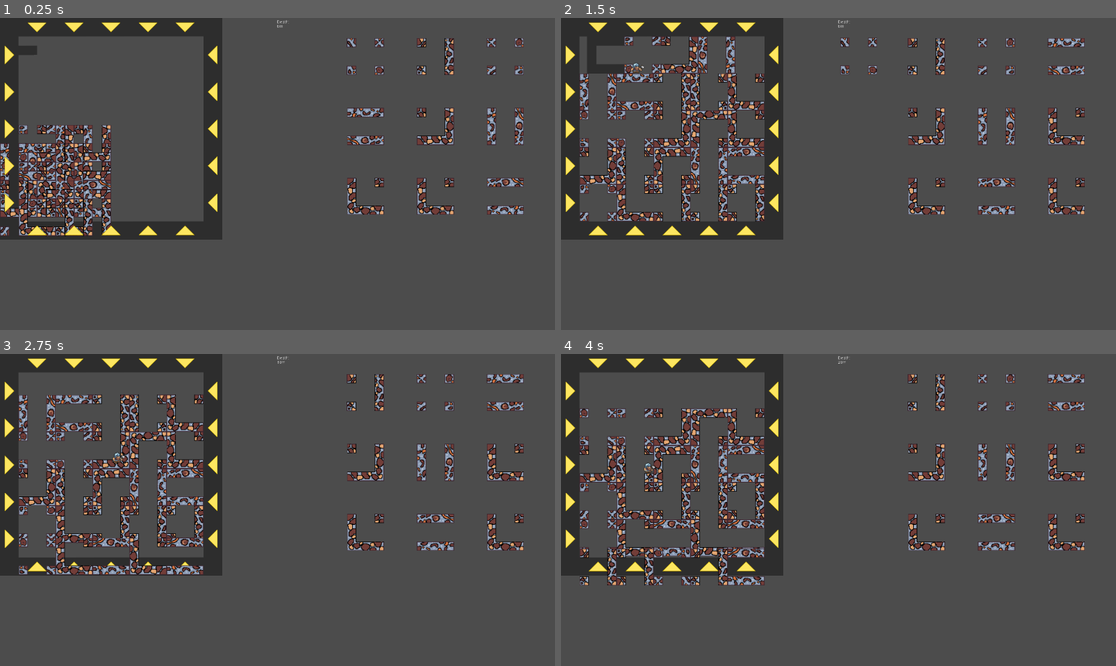
Above: before the commit, frames 1-4 (two rows, left to right).
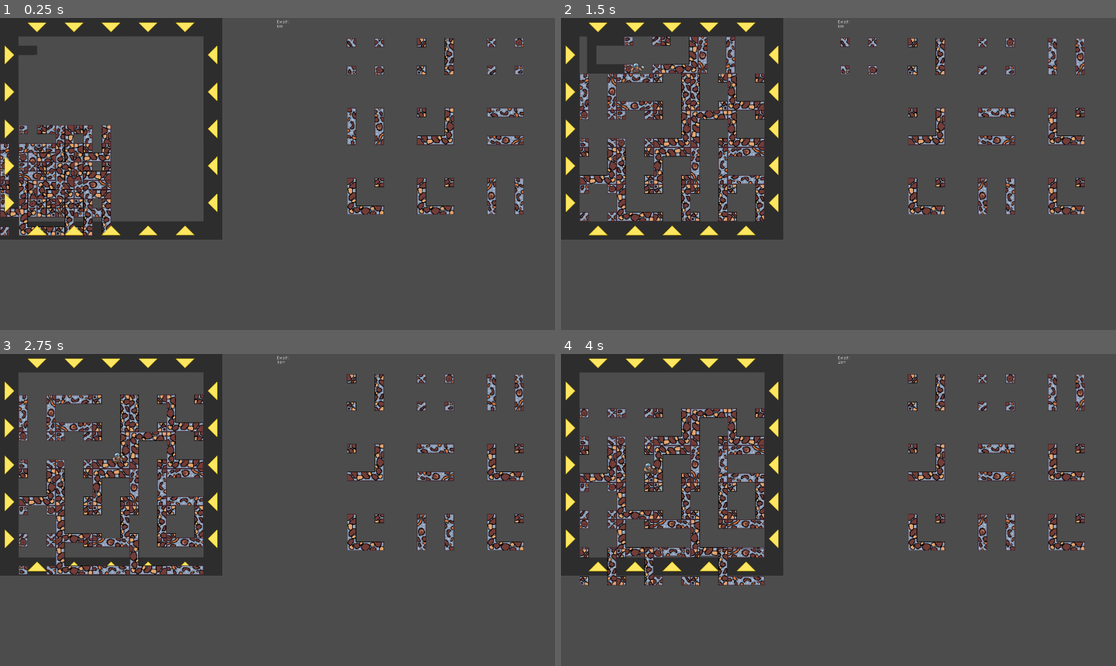
Above: after the commit, the same moments.

Repository: DorianSnowball/amazeing-mine
Game: Godot game, scene res://MainUI.tscn
Two runs of this game, one before a commit and one after it. Both use one fixed random seed, a clock stepped at 60 frames per second and the inputs below. The engine's default icon, where the game draws it, is replaced by a stand-in: a white triangle on a blue panel in a dark square.
Inputs (mouse positions are in pixels of both pictures, inside the frame that each line leads up to):
- Up to frame 1 (0.25 s): no input
- Up to frame 2 (1.5 s): hold D (move_right) 0.53-1.25 s; tap Space (jump) at 0.77 s; click (572, 55) at 1.27 s
- Up to frame 3 (2.75 s): hold D (move_right) from 2.03 s (still down); tap Space (jump) at 2.27 s
- Up to frame 4 (4 s): release D (move_right) at 2.78 s; hold A (move_left) 2.78-3.53 s; hold D (move_right) from 3.53 s (still down); tap Space (jump) at 3.77 s

The runs differ from the first frame. In frame 1, 1.5% of the frame differs, in the area x 62-95%, y 28-64%; in frame 2, 1.5%; in frame 3, 1.5%; in frame 4, 1.5%.

Commit message:
Replaced item with chest. Fixed orientation of tube

Diff:
--- a/game/Gamefield.gd
+++ b/game/Gamefield.gd
@@ -219,8 +219,13 @@
 func generateTileItem(row):
     if randf() < itemProb:
         var tile = row[randi() % row.size()]
-
-        tile.add_child(load("res://TileItem.tscn").instance())
+        var chest = load("res://TileItem.tscn").instance()
+        chest.rotation = -tile.rotation
+        if tile.scale.x < 0:
+            chest.scale.x *= -1
+        elif tile.scale.y < 0:
+            chest.scale.y *= -1
+        tile.add_child(chest)
 
 
 
--- a/game/TileItem.tscn
+++ b/game/TileItem.tscn
@@ -1,20 +1,45 @@
-[gd_scene load_steps=4 format=2]
+[gd_scene load_steps=8 format=2]
 
-[ext_resource path="res://icon.png" type="Texture" id=1]
+[ext_resource path="res://Sprites/Chest.png" type="Texture" id=1]
 [ext_resource path="res://TileItem.gd" type="Script" id=2]
 
-[sub_resource type="RectangleShape2D" id=1]
+[sub_resource type="AtlasTexture" id=1]
+flags = 4
+atlas = ExtResource( 1 )
+region = Rect2( 0, 0, 64, 64 )
+
+[sub_resource type="AtlasTexture" id=2]
+flags = 4
+atlas = ExtResource( 1 )
+region = Rect2( 64, 0, 64, 64 )
+
+[sub_resource type="AtlasTexture" id=3]
+flags = 4
+atlas = ExtResource( 1 )
+region = Rect2( 128, 0, 64, 64 )
+
+[sub_resource type="SpriteFrames" id=4]
+animations = [ {
+"frames": [ SubResource( 1 ), SubResource( 2 ), SubResource( 3 ) ],
+"loop": true,
+"name": "default",
+"speed": 1.0
+} ]
+
+[sub_resource type="RectangleShape2D" id=5]
 extents = Vector2( 30.2058, 30.9937 )
 
 [node name="TileItem" type="Node2D"]
 script = ExtResource( 2 )
 
-[node name="Sprite" type="Sprite" parent="."]
+[node name="Sprite" type="AnimatedSprite" parent="."]
 scale = Vector2( 0.375, 0.375 )
-texture = ExtResource( 1 )
+frames = SubResource( 4 )
+frame = 1
+playing = true
 
 [node name="Area2D" type="Area2D" parent="Sprite"]
 
 [node name="CollisionShape2D" type="CollisionShape2D" parent="Sprite/Area2D"]
-shape = SubResource( 1 )
+shape = SubResource( 5 )
 [connection signal="body_entered" from="Sprite/Area2D" to="." method="_on_Area2D_body_entered"]
--- a/game/Tile_Tube.tscn
+++ b/game/Tile_Tube.tscn
@@ -8,7 +8,6 @@
 [node name="Tile_Tube" type="KinematicBody2D"]
 
 [node name="Sprite" type="Sprite" parent="."]
-rotation = 1.5708
 texture = ExtResource( 1 )
 
 [node name="CollisionShape2D_Top" type="CollisionShape2D" parent="."]
Binary file added: game/Sprites/Chest.png
Not shown, added: game/Sprites/Chest.png.import
Binary file changed: game/Sprites/Tile_tunnel.png
